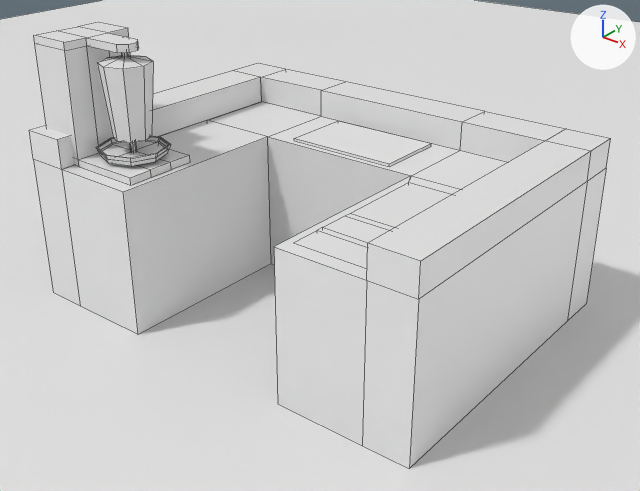
Two versions of the FBX model Assets/Blender/Kitchen.fbx, one commit apart.
Rendered twice from a 50 mm lens placed at (3.4, -4.67, 3.03), pointed at (0.14, -0.59, 0.5). Every picture has the same lights, and +X, +Y and +Z are marked at upper right. The older version comes first. Mesh edges are drawn as thin lines.

The older version as bpy lines, for what is in view:
```python
me_cube_003 = bpy.data.meshes.new('Cube.003')
me_cube_003.from_pydata(...)  # a box spanning x -0.4..0.4, y -0.25..0.25, z -0.01..0.01
me_cube_004 = bpy.data.meshes.new('Cube.004')
me_cube_004.from_pydata(...)  # a box spanning x -0.25..0.25, y -0.3..0.3, z 0.0..0.02
me_cube_006 = bpy.data.meshes.new('Cube.006')
me_cube_006.from_pydata(...)  # 54 vertices, 44 faces; spans x -0.229..0.229, y -0.229..0.229, z -0.029..0.029
me_cube_007 = bpy.data.meshes.new('Cube.007')
me_cube_007.from_pydata(...)  # 48 vertices, 44 faces; spans x -0.55..0.25, y -0.25..0.25, z 0.0..0.8
me_cube_008 = bpy.data.meshes.new('Cube.008')
me_cube_008.from_pydata(...)  # 92 vertices, 86 faces; spans x -1.5..1.5, y -1.35..0.85, z 0.0..1.2
me_cylinder = bpy.data.meshes.new('Cylinder')
me_cylinder.from_pydata(...)  # 48 vertices, 42 faces; spans x -0.17..0.17, y -0.17..0.17, z -0.375..0.375
me_plane = bpy.data.meshes.new('Plane')
me_plane.from_pydata([(-10.0, -10.0, 0.0), (10.0, -10.0, 0.0), (-10.0, 10.0, 0.0), (10.0, 10.0, 0.0)], [], [(0, 1, 3, 2)])
ob_assembly_board = bpy.data.objects.new('Assembly Board', me_cube_003)
ob_assembly_board.location = (0.0, 0.05, 1.01)
ob_counter = bpy.data.objects.new('Counter', me_cube_008)
ob_counter.location = (0.0, -0.195, 0.0)
ob_floor = bpy.data.objects.new('Floor', me_plane)
ob_floor.location = (0.0, 0.0, 0.0)
ob_griddle = bpy.data.objects.new('Griddle', me_cube_004)
ob_griddle.location = (0.9, -0.65, 0.98)
ob_kebab_spit = bpy.data.objects.new('Kebab Spit', me_cylinder)
ob_kebab_spit.location = (-0.9, -1.2, 1.4)
ob_spit_dish = bpy.data.objects.new('Spit Dish', me_cube_006)
ob_spit_dish.location = (-0.9, -1.2, 1.1)
ob_spit_heater = bpy.data.objects.new('Spit Heater', me_cube_007)
ob_spit_heater.location = (-0.9, -1.2, 1.0)
# also in view: 'Deep Fryer' at (0.9, -1.1, 0.85); 'Deep Fryer.001' at (0.9, -1.35, 0.85)
```
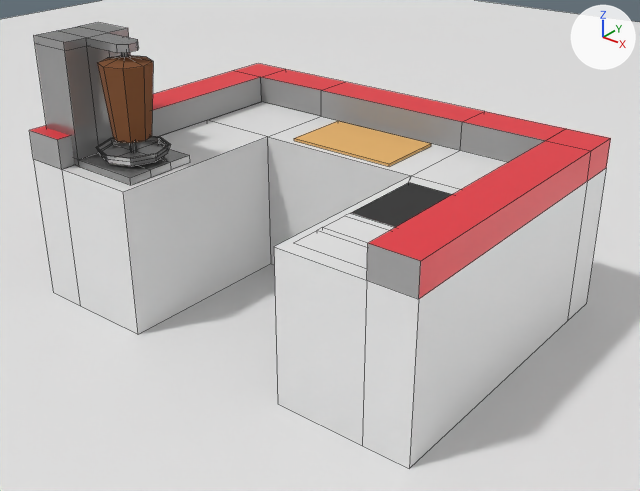
Changed parts and their boxes (x1, y1, x2, y2) in the pictures (640 x 491 px):
'Spit Heater', recoloured (white to grey): (34, 22, 190, 185) in both
'Assembly Board', recoloured (white to orange): (294, 121, 431, 166) in both
'Griddle', recoloured (white to dark grey): (351, 183, 452, 227) in both
'Spit Dish', recoloured (white to grey): (96, 136, 171, 166) in both
part 1 of me_cylinder, recoloured: (121, 52, 137, 152) in both
part 2 of me_cylinder, recoloured (white to brown): (97, 55, 153, 143) in both
part 3 of me_cube_008, recoloured: (29, 77, 546, 299) in both
part 4 of me_cube_008, recoloured (white to red): (30, 63, 611, 299) in both

The change, as a list of edits to the scene's bpy script:
```text
Add mat_griddle:
    mat_griddle = principled_material('Griddle')
    mat_griddle.base_color = (0.0791, 0.0791, 0.0791)  # dark grey #4f4f4f
    mat_griddle.metallic = 0.84
    mat_griddle.roughness = 0.82
Add mat_metal:
    mat_metal = principled_material('Metal')
    mat_metal.base_color = (0.346, 0.346, 0.346)  # grey #9f9f9f
    mat_metal.metallic = 0.7
    mat_metal.roughness = 0.2
Add mat_wood:
    mat_wood = principled_material('Wood')
    mat_wood.base_color = (0.777, 0.442, 0.145)  # orange #e4b16a
    mat_wood.roughness = 1.0
Add mat_gray:
    mat_gray = principled_material('Gray')
    mat_gray.base_color = (0.346, 0.346, 0.346)  # grey #9f9f9f
Add mat_white:
    mat_white = principled_material('White')
    mat_white.base_color = (0.8, 0.8, 0.8)  # white #e7e7e7
Add mat_red:
    mat_red = principled_material('Red')
    mat_red.base_color = (0.8, 0.0388, 0.0535)  # red #e73741
Add mat_kebab:
    mat_kebab = principled_material('Kebab')
    mat_kebab.base_color = (0.212, 0.0759, 0.0245)  # brown #7f4e2b
    mat_kebab.roughness = 1.0
Change me_cube_007:
    where me_cube_007.from_pydata(...)  # 48 vertices, 44 faces; spans x -0.55..0.25, y -0.25..0.25, z 0.0..0.8
    add me_cube_007.materials.append(mat_metal)  # grey #9f9f9f
Change me_cube_003:
    where me_cube_003.from_pydata(...)  # 8 vertices, 6 faces; spans x -0.4..0.4, y -0.25..0.25, z -0.01..0.01
    add me_cube_003.materials.append(mat_wood)  # orange #e4b16a
Change me_cylinder:
    where me_cylinder.from_pydata(...)  # 48 vertices, 42 faces; spans x -0.17..0.17, y -0.17..0.17, z -0.375..0.375
    used by ob_kebab_spit; location = (-0.9, -1.2, 1.4)
    me_cylinder part 1: all 18 faces centred in x -0.017..0.017, y -0.017..0.017, z -0.375..0.375 switch from no material to mat_gray (grey #9f9f9f)
    me_cylinder part 2: all 24 faces centred in x -0.125..0.125, y -0.125..0.125, z -0.22..0.288 switch from no material to mat_kebab (brown #7f4e2b)
Change me_cube_008:
    where me_cube_008.from_pydata(...)  # 92 vertices, 86 faces; spans x -1.5..1.5, y -1.35..0.85, z 0.0..1.2
    used by ob_counter; location = (0.0, -0.195, 0.0)
    me_cube_008 part 3: 7 faces spanning x -1.5..1.5, y -1.35..0.55, z 1.0..1.2 switch from no material to mat_gray (grey #9f9f9f)
    me_cube_008 part 4: 16 faces spanning x -1.5..1.5, y -1.35..0.85, z 1.0..1.2 switch from no material to mat_red (red #e73741)
    add me_cube_008.materials.append(mat_white)  # white #e7e7e7
Change me_cube_004:
    where me_cube_004.from_pydata(...)  # 8 vertices, 6 faces; spans x -0.25..0.25, y -0.3..0.3, z 0.0..0.02
    add me_cube_004.materials.append(mat_griddle)  # dark grey #4f4f4f
Change me_cube_006:
    where me_cube_006.from_pydata(...)  # 54 vertices, 44 faces; spans x -0.229..0.229, y -0.229..0.229, z -0.029..0.029
    add me_cube_006.materials.append(mat_metal)  # grey #9f9f9f
```
